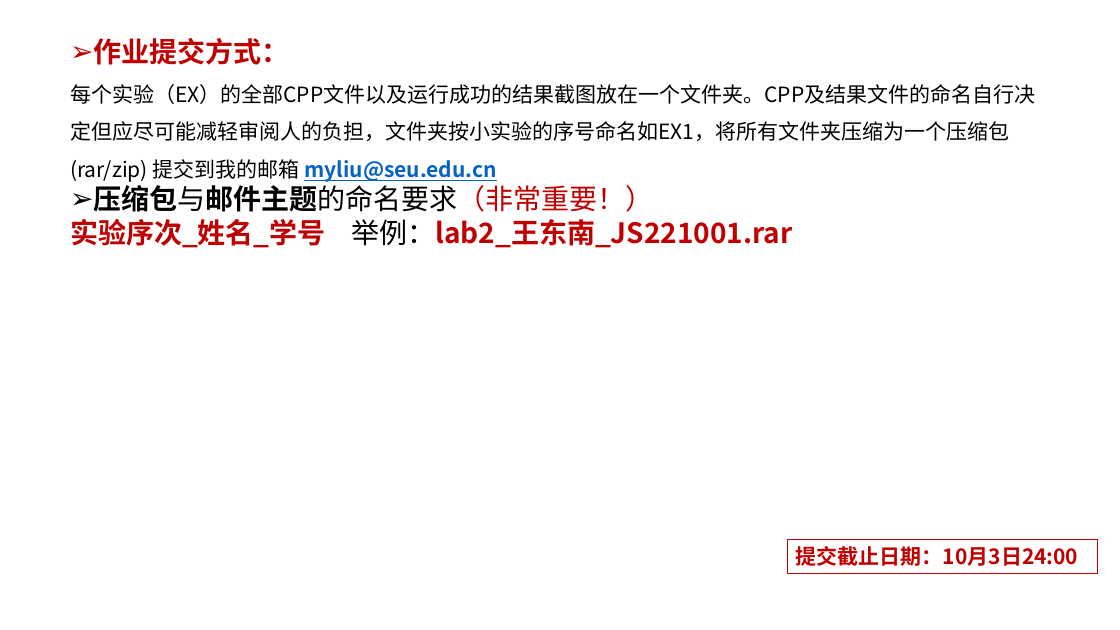
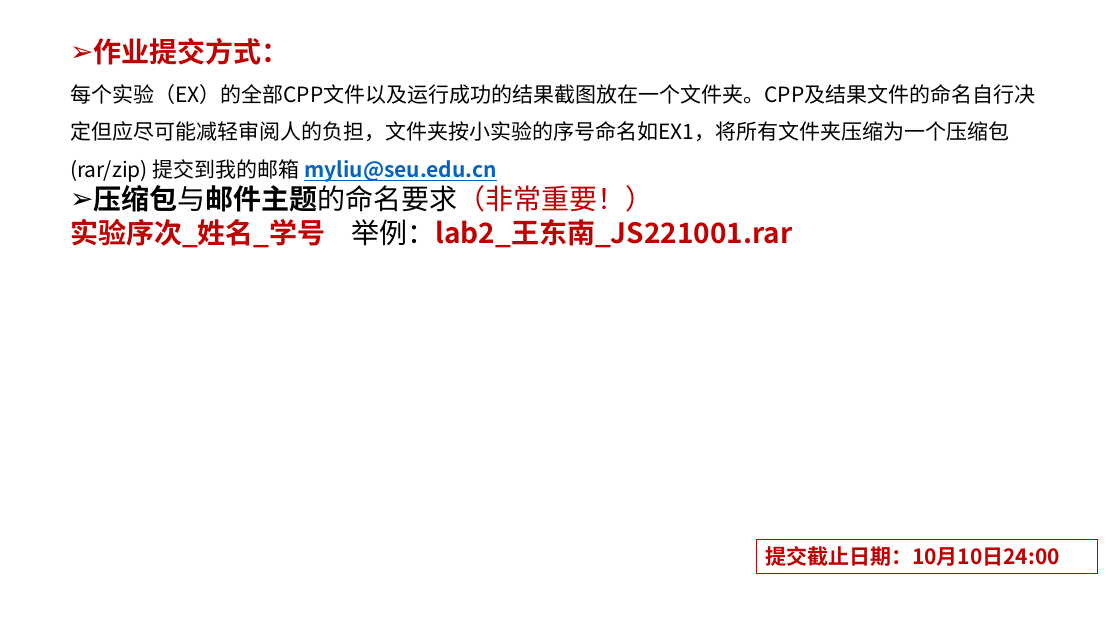
Before and after one commit to liu-mengyang/cppTA-2021fall, a slide deck: slide 4 of labs requirements.pptx. Drawn at 1120x630 pixels with LibreOffice and Linux fonts; fonts in the diff are those of the drawing. Boxes give left, top, right and bottom in pixels: in the first picture for what was removed or moved away, otherwise in the second. Text is boxed around its words. In the diff, an @@ line names an element or a change of style, - is before the commit and + after.

Commit message:
modify ddl of ch2 & ch3

```diff
--- a/labs requirements.pptx
+++ b/labs requirements.pptx
@@ rectangle "提交截止日期：10月10日24:00": place and size @@
-rectangle "提交截止日期：10月10日24:00" at <box>788,539,1098,573</box>
+rectangle "提交截止日期：10月10日24:00" at <box>757,539,1098,573</box>
@@ text in rectangle at <box>765,546,1060,566</box>: text changed @@
-提交截止日期：10月3日24:00
+提交截止日期：10月10日24:00
```
Also in this commit, not shown: 1 other slide changed.
